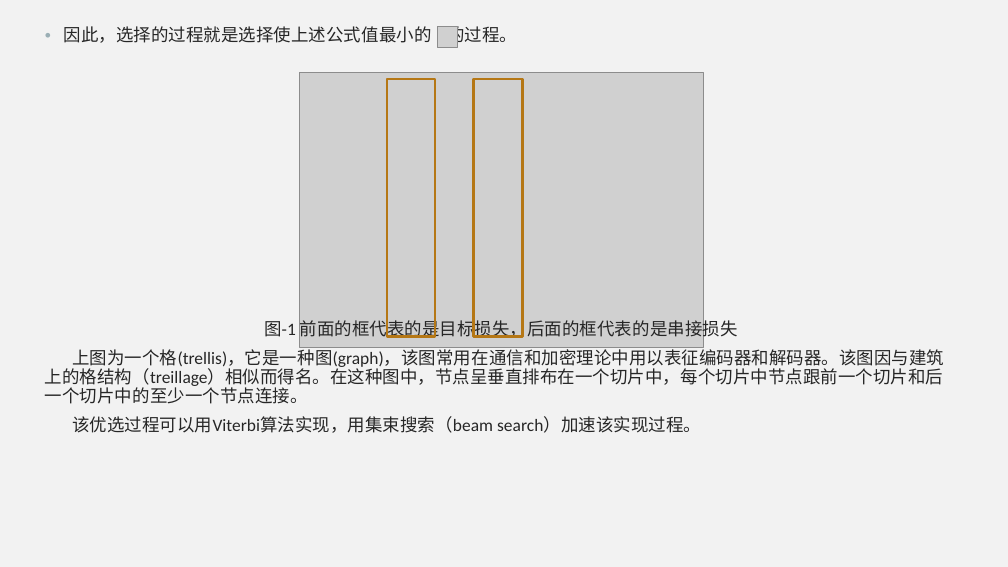
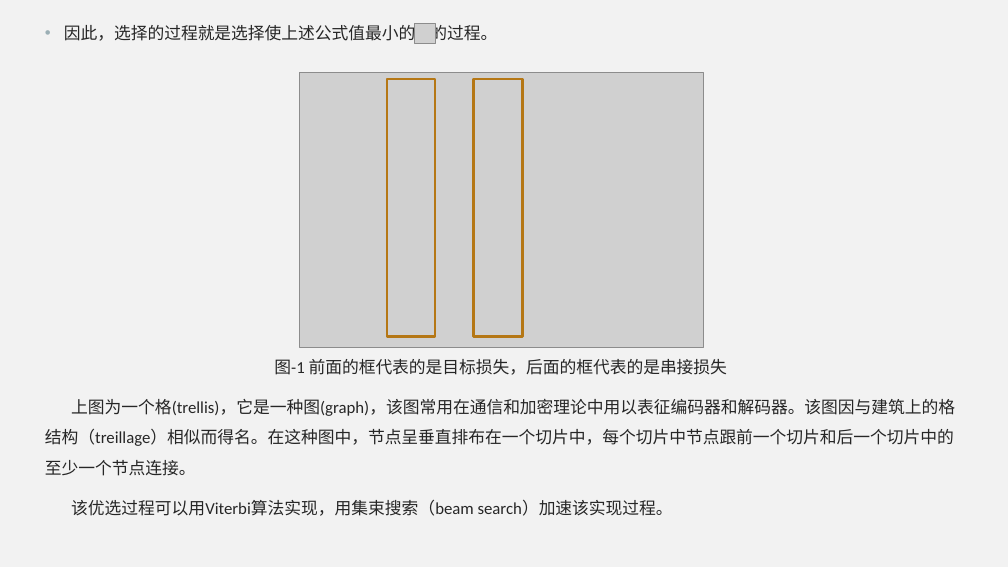
Before and after one commit to HGMT96/my-materials, a slide deck: slide 6 of 语音处理/TTS入门2.pptx. Drawn at 1008x567 pixels with LibreOffice and Linux fonts; fonts in the diff are those of the drawing; grey boxes stand for pictures. Boxes give left, top, right and bottom in pixels: in the first picture for what was removed or moved away, otherwise in the second. Text is boxed around its words. In the diff, an @@ line names an element or a change of style, - is before the commit and + after.

```diff
--- a/语音处理/TTS入门2.pptx
+++ b/语音处理/TTS入门2.pptx
@@ text "因此，选择的过程就是选择使上述公式值最小的 的过程。" at [45, 23, 955, 516]: size 16.6 to 16 pt; line spacing 0.9 to 0.8; line spacing 0.9 to 1.5 @@
@@ picture: place and size @@
-picture at [438, 26, 458, 47]
+picture at [415, 23, 436, 44]
```
Also in this commit, not shown: 3 other slides changed, 2 slides added.
